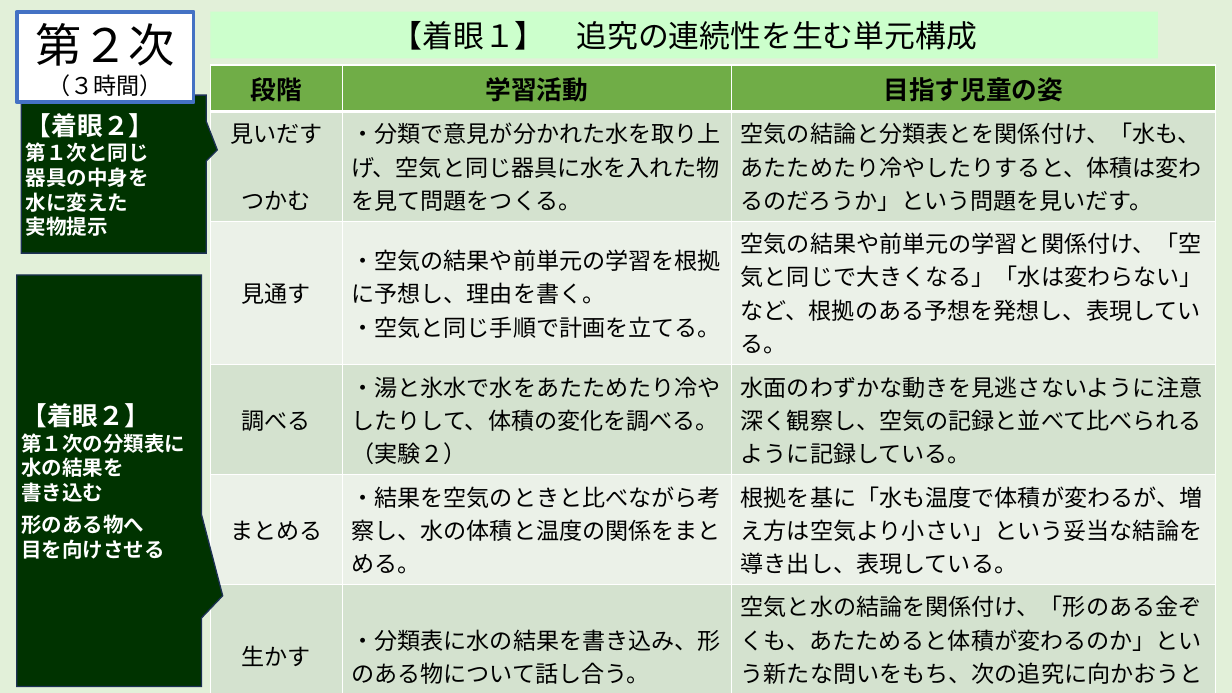
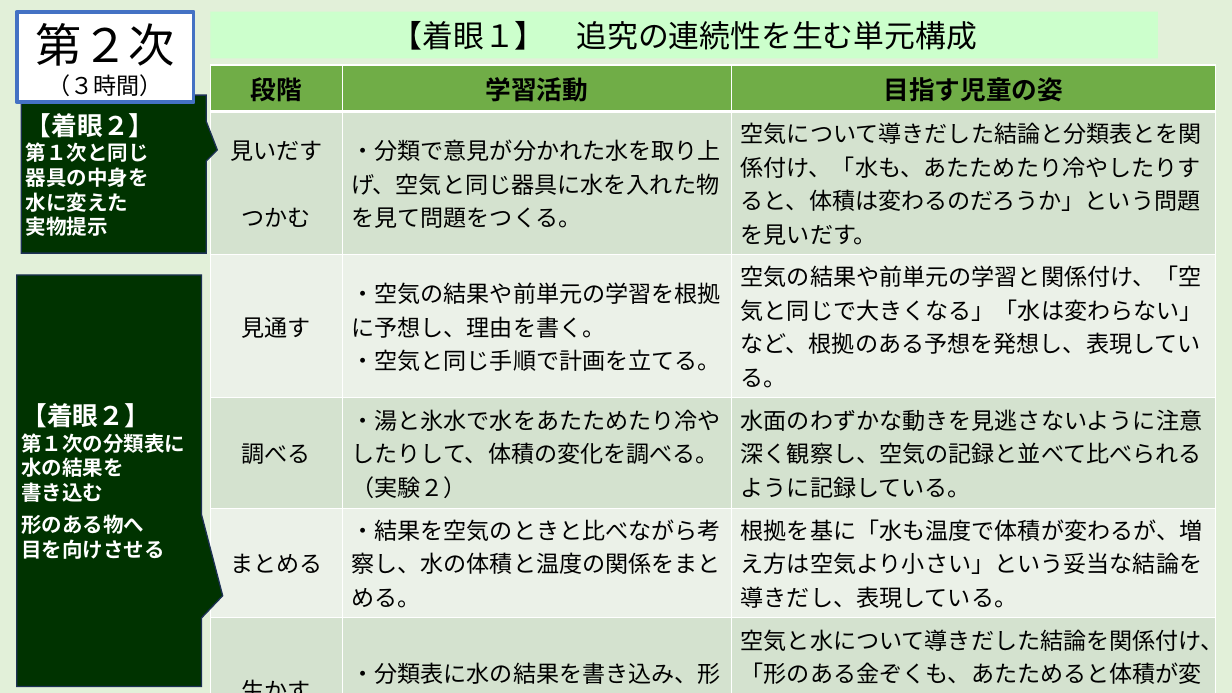
Before and after one commit to A-TOZAK/taiseki-to-ondo, a slide deck: slide 2 of assets/files/chakugan.pptx. Drawn at 1232x693 pixels with LibreOffice and Linux fonts; fonts in the diff are those of the drawing. Boxes give left, top, right and bottom in pixels: in the first picture for what was removed or moved away, otherwise in the second. Text is boxed around its words. In the diff, an @@ line names an element or a change of style, - is before the commit and + after.

```diff
--- a/assets/files/chakugan.pptx
+++ b/assets/files/chakugan.pptx
@@ table at [211,65,1215,688] @@
-row 2, column 3: 空気の結論と分類表とを関係付け、「水も、あたためたり冷やしたりすると、体積は変わるのだろうか」という問題を見いだす。
+row 2, column 3: 空気について導きだした結論と分類表とを関係付け、「水も、あたためたり冷やしたりすると、体積は変わるのだろうか」という問題を見いだす。
-row 5, column 3: 根拠を基に「水も温度で体積が変わるが、増え方は空気より小さい」という妥当な結論を導き出し、表現している。
+row 5, column 3: 根拠を基に「水も温度で体積が変わるが、増え方は空気より小さい」という妥当な結論を導きだし、表現している。
-row 6, column 3: 空気と水の結論を関係付け、「形のある金ぞくも、あたためると体積が変わるのか」という新たな問いをもち、次の追究に向かおうとしている。
+row 6, column 3: 空気と水について導きだした結論を関係付け、「形のある金ぞくも、あたためると体積が変わるのか」という新たな問いをもち、次の追究に向かおうとしている。
```
Also in this commit, not shown: 2 other slides changed, 26 other files.
